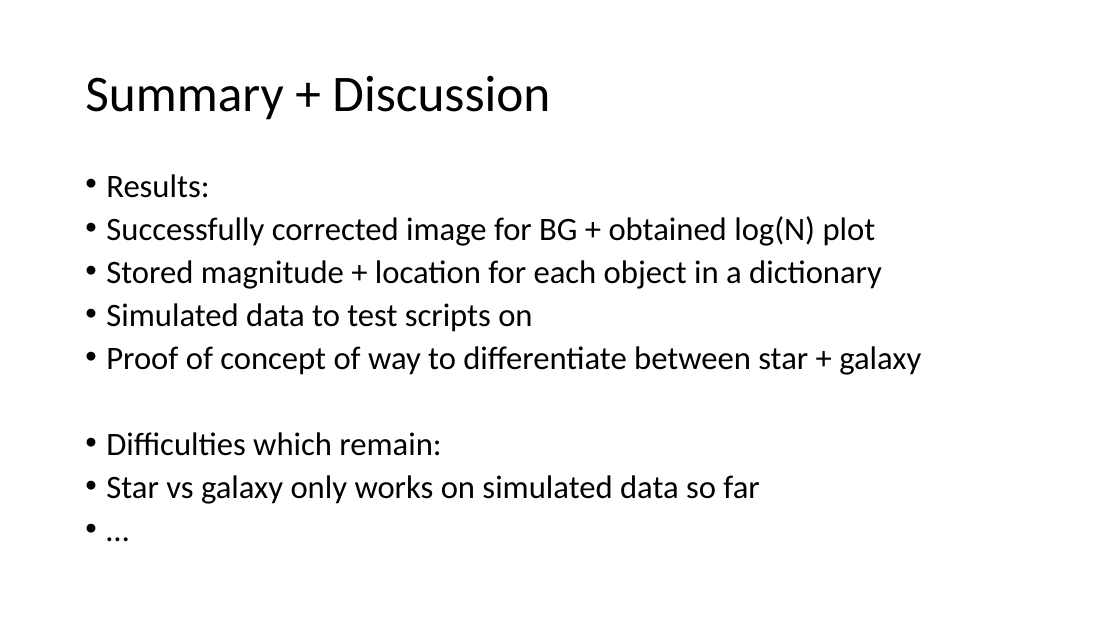
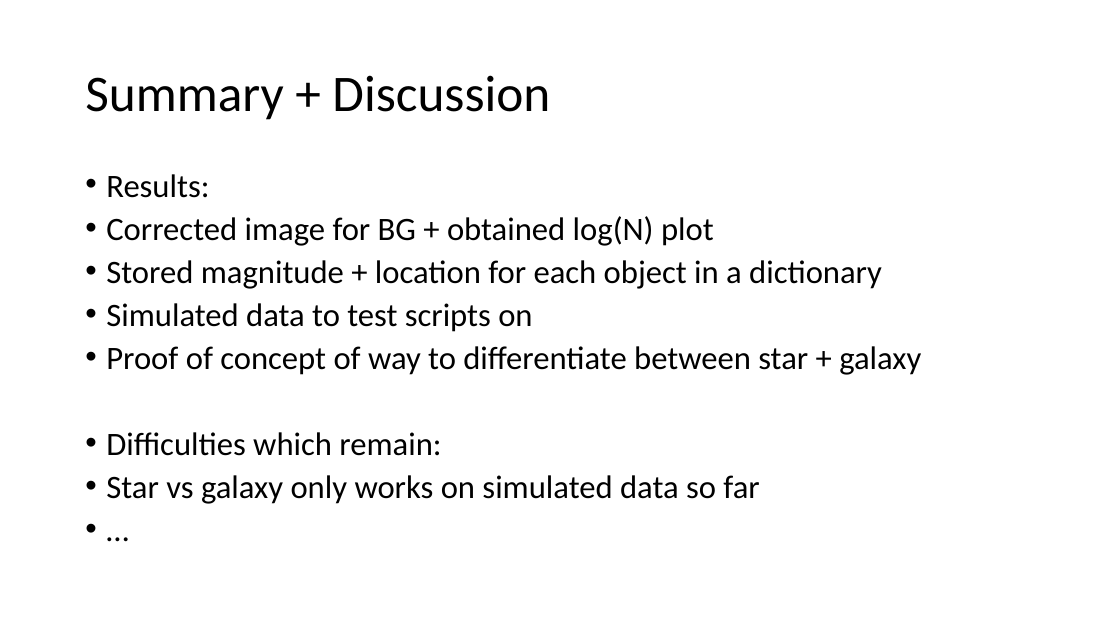
Before and after one commit to sukorno-a/B2---Astronomical-Image-Processing, a slide deck: slide 14 of astro_presentation.pptx (slide 13 before the commit). Drawn at 1120x630 pixels with LibreOffice and Linux fonts; fonts in the diff are those of the drawing. Boxes give left, top, right and bottom in pixels: in the first picture for what was removed or moved away, otherwise in the second. Text is boxed around its words. In the diff, an @@ line names an element or a change of style, - is before the commit and + after.

```diff
--- a/astro_presentation.pptx
+++ b/astro_presentation.pptx
@@ text at (x1=106, y1=216, x2=714, y2=246): text changed @@
-• Successfully corrected image for BG + obtained log(N) plot
+• Corrected image for BG + obtained log(N) plot
```
Also in this commit, not shown: 1 slide added, 6 other files.
